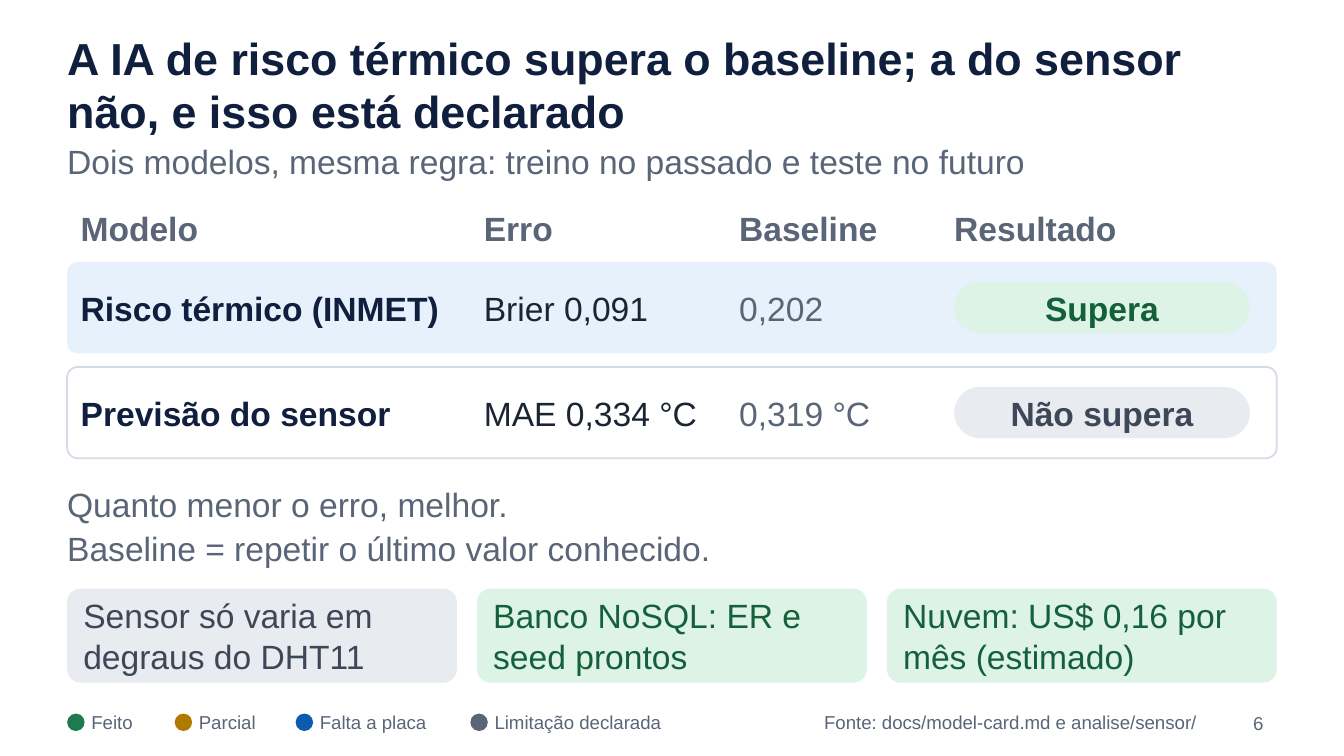
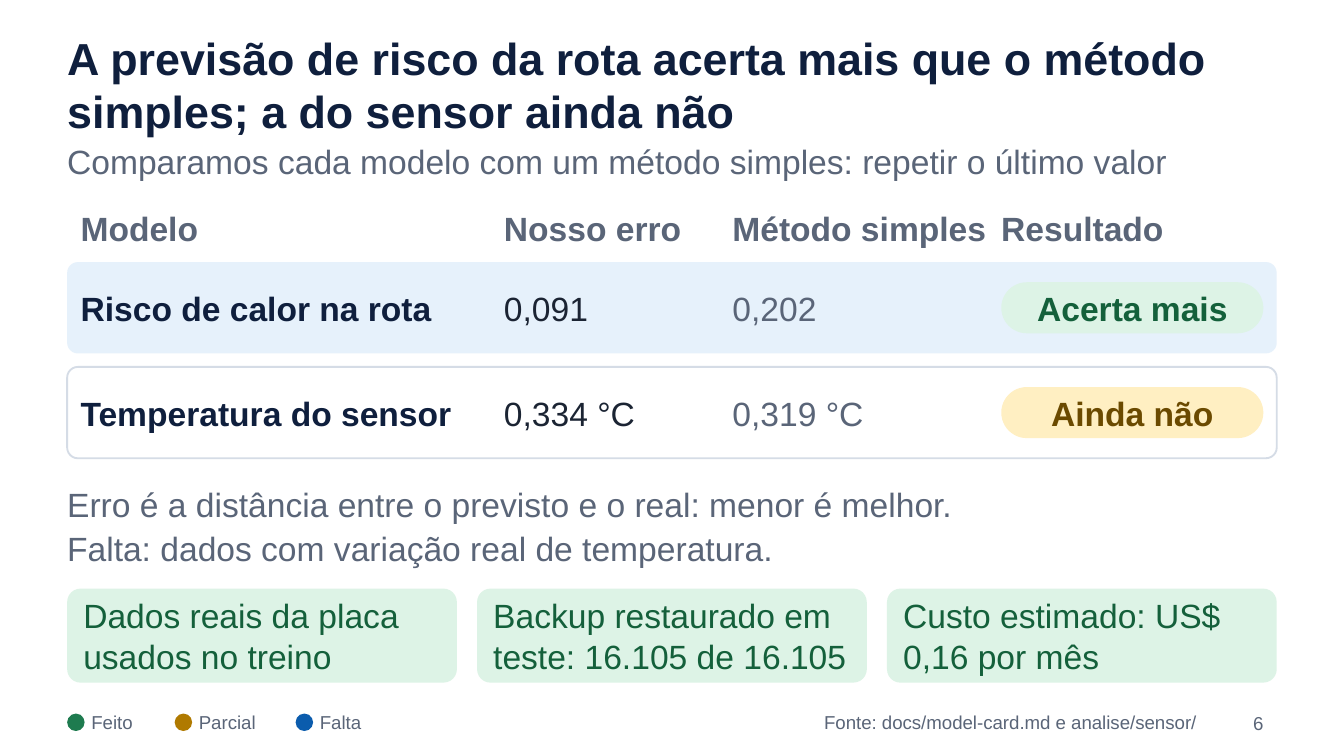
Before and after one commit to mbalbuquerque/projeto-integrador-4-periodo, a slide deck: slide 6 of docs/entrega/apresentacao-23-11.pptx. Drawn at 1344x756 pixels with LibreOffice and Linux fonts; fonts in the diff are those of the drawing. Boxes give left, top, right and bottom in pixels: in the first picture for what was removed or moved away, otherwise in the second. Text is boxed around its words. In the diff, an @@ line names an element or a change of style, - is before the commit and + after.

Commit message:
docs: entrega de 23/11 atualizada e protecao da main no README

```diff
--- a/docs/entrega/apresentacao-23-11.pptx
+++ b/docs/entrega/apresentacao-23-11.pptx
@@ title at [67, 42, 1206, 137]: text changed @@
-A IA de risco térmico supera o baseline; a do sensor não, e isso está declarado
+A previsão de risco da rota acerta mais que o método simples; a do sensor ainda não
@@ text at [67, 149, 1167, 180]: text changed @@
-Dois modelos, mesma regra: treino no passado e teste no futuro
+Comparamos cada modelo com um método simples: repetir o último valor
@@ text "Resultado": place and size @@
-text "Resultado" at [954, 216, 1116, 242]
+text "Resultado" at [1001, 216, 1163, 242]
@@ text at [504, 218, 681, 242]: text changed @@
-Erro
+Nosso erro
@@ text at [732, 216, 986, 247]: text changed @@
-Baseline
+Método simples
@@ text "0,202": place and size @@
-text "0,202" at [739, 297, 823, 326]
+text "0,202" at [732, 297, 816, 326]
@@ text at [81, 296, 431, 322]: text changed @@
-Risco térmico (INMET)
+Risco de calor na rota
@@ text at [504, 297, 588, 326]: text changed @@
-Brier 0,091
+0,091
@@ rounded rectangle: place and size @@
-rounded rectangle at [954, 282, 1250, 333]
+rounded rectangle at [1001, 282, 1263, 333]
@@ text at [1037, 296, 1228, 322]: text changed @@
-Supera
+Acerta mais
@@ text "0,319 °C": place and size @@
-text "0,319 °C" at [739, 402, 871, 431]
+text "0,319 °C" at [732, 402, 864, 431]
@@ rounded rectangle: place and size @@
-rounded rectangle at [954, 387, 1250, 438]
+rounded rectangle at [1001, 387, 1263, 438]
@@ rounded rectangle at [1001, 387, 1263, 438]: fill #E8EBF0 to #FFEFC2 @@
@@ text at [81, 401, 451, 432]: text changed @@
-Previsão do sensor
+Temperatura do sensor
@@ text at [504, 402, 635, 431]: text changed @@
-MAE 0,334 °C
+0,334 °C
@@ text at [1051, 401, 1214, 427]: text changed; text colour #3E4757 to #6B4A00 @@
-Não supera
+Ainda não
@@ text at [67, 492, 952, 567]: text changed @@
-Quanto menor o erro, melhor.
-Baseline = repetir o último valor conhecido.
+Erro é a distância entre o previsto e o real: menor é melhor.
+Falta: dados com variação real de temperatura.
@@ rounded rectangle at [67, 589, 457, 683]: fill #E8EBF0 to #DDF3E6 @@
@@ text at [83, 603, 398, 670]: text changed; text colour #3E4757 to #14603B @@
-Sensor só varia em degraus do DHT11
+Dados reais da placa usados no treino
@@ text at [493, 603, 846, 670]: text changed @@
-Banco NoSQL: ER e seed prontos
+Backup restaurado em teste: 16.105 de 16.105
@@ text at [903, 603, 1220, 675]: text changed @@
-Nuvem: US$ 0,16 por mês (estimado)
+Custo estimado: US$ 0,16 por mês
@@ text at [320, 715, 361, 729]: text changed @@
-Falta a placa
+Falta
@@ rounded rectangle removed at [470, 714, 488, 731] @@
@@ text removed at [495, 715, 661, 733] @@
-Limitação declarada
```
Also in this commit, not shown: 7 other slides changed, 3 other files.
